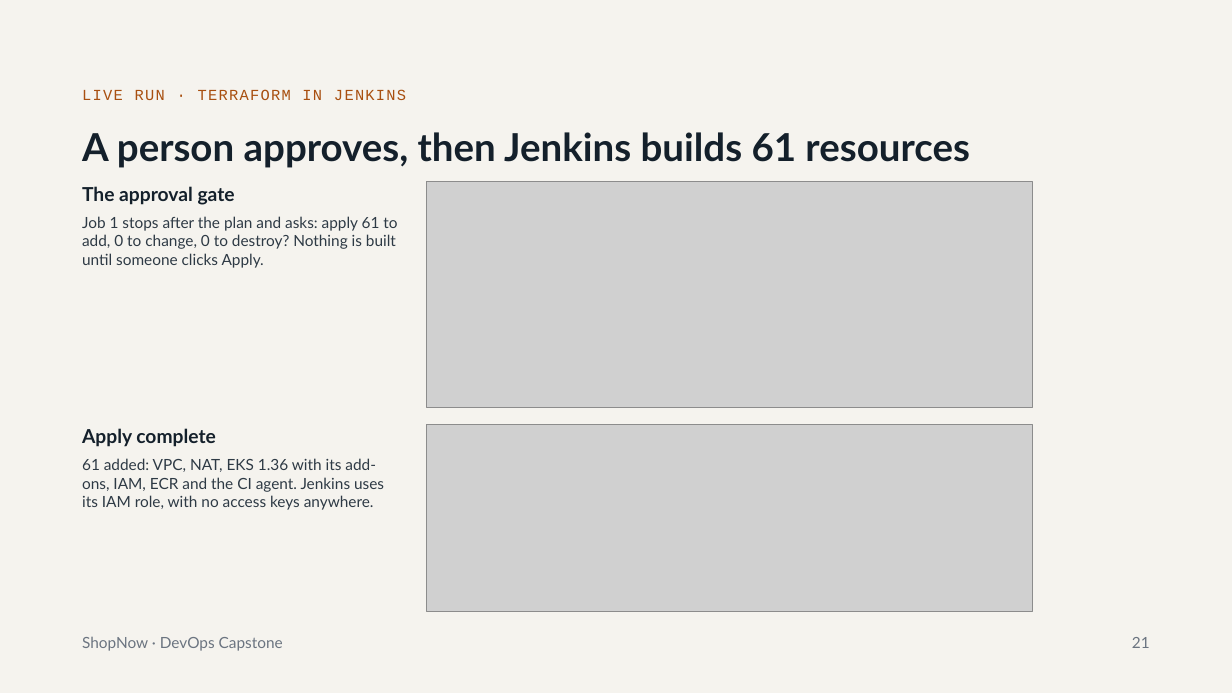
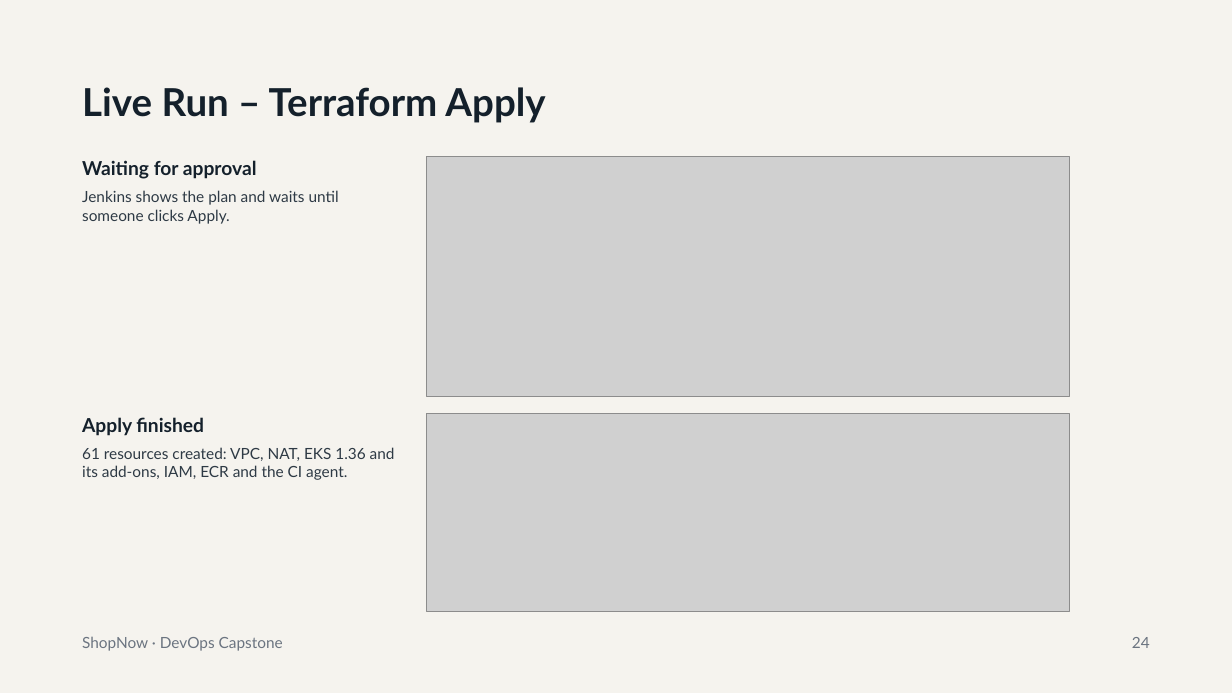
Before and after one commit to banalasusmitha/Capstone_Project-Web-Application-with-CI-CD-DevOps, a slide deck: slide 24 of final-delivery/ShopNow_DevOps_Capstone.pptx (slide 21 before the commit). Drawn at 1232x693 pixels with LibreOffice and Linux fonts; fonts in the diff are those of the drawing; grey boxes stand for pictures. Boxes give left, top, right and bottom in pixels: in the first picture for what was removed or moved away, otherwise in the second. Text is boxed around its words. In the diff, an @@ line names an element or a change of style, - is before the commit and + after.

```diff
--- a/final-delivery/ShopNow_DevOps_Capstone.pptx
+++ b/final-delivery/ShopNow_DevOps_Capstone.pptx
@@ title at <box>82,87,545,123</box>: text changed @@
-A person approves, then Jenkins builds 61 resources
+Live Run – Terraform Apply
@@ text removed at <box>82,89,406,100</box> @@
-LIVE RUN · TERRAFORM IN JENKINS
@@ text at <box>82,160,339,224</box>: text changed @@
-The approval gate
-Job 1 stops after the plan and asks: apply 61 to add, 0 to change, 0 to destroy? Nothing is built until someone clicks Apply.
+Waiting for approval
+Jenkins shows the plan and waits until someone clicks Apply.
@@ picture: place and size @@
-picture at <box>427,182,1032,408</box>
+picture at <box>427,157,1069,396</box>
@@ text at <box>82,417,395,480</box>: text changed @@
-Apply complete
-61 added: VPC, NAT, EKS 1.36 with its add-ons, IAM, ECR and the CI agent. Jenkins uses its IAM role, with no access keys anywhere.
+Apply finished
+61 resources created: VPC, NAT, EKS 1.36 and its add-ons, IAM, ECR and the CI agent.
@@ picture: place and size @@
-picture at <box>427,425,1032,612</box>
+picture at <box>427,413,1069,611</box>
@@ text at <box>1132,637,1150,648</box>: text changed @@
-21
+24
```
Also in this commit, not shown: 23 other slides changed, 11 slides added, 3 slides removed, 1 other file.
